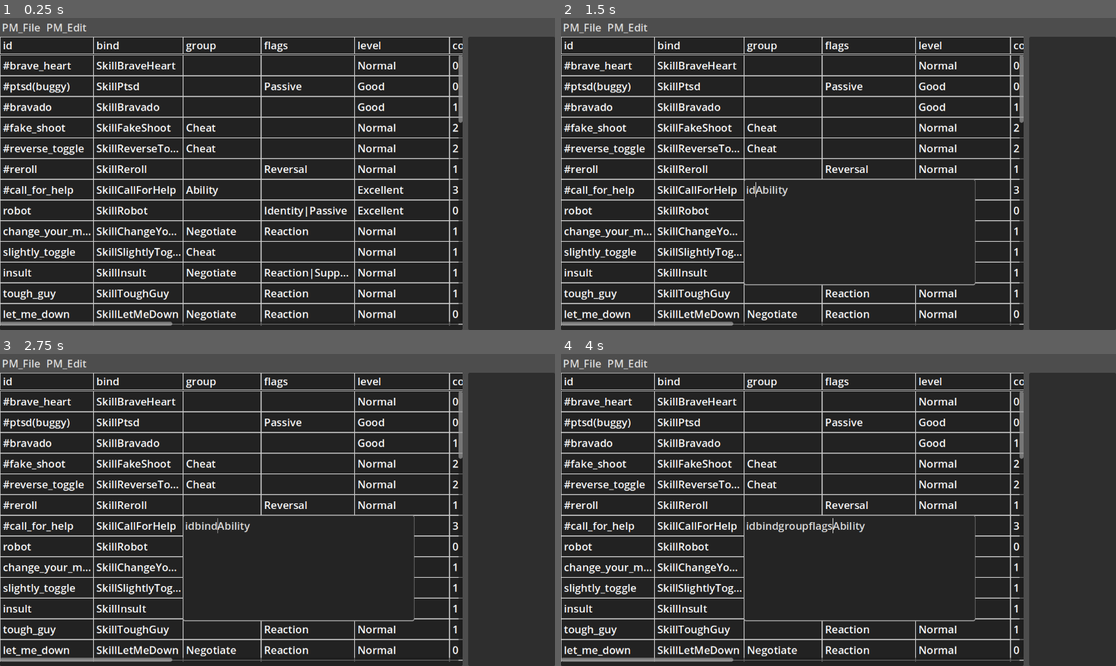
Above: before the commit, frames 1-4 (two rows, left to right).
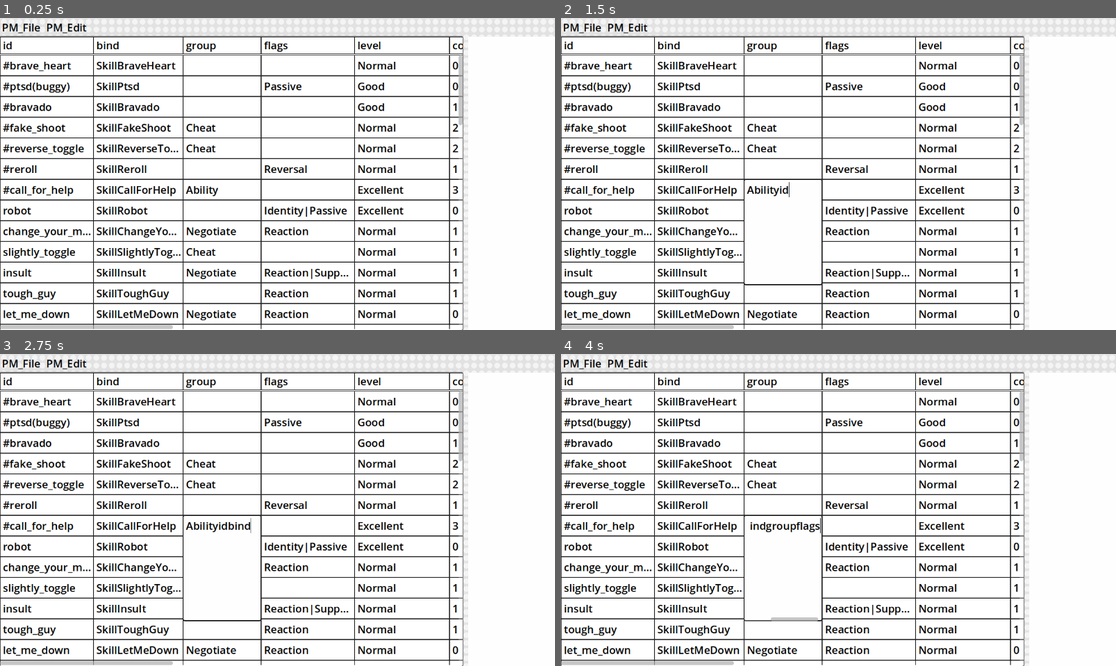
Above: after the commit, the same moments.

Repository: CoolDove/tabro
Game: Godot game, scene res://main.tscn
Same seed, same stepped clock (60 frames per second), same inputs: the game is played once before the commit and once after it.
Inputs (mouse positions are in pixels of both pictures, inside the frame that each line leads up to):
- Up to frame 1 (0.25 s): no input
- Up to frame 2 (1.5 s): tap Enter at 0.5, 0.6 s; move the mouse to (794, 183) at 0.52 s; click (794, 183) at 0.67 s; type "id" at 1.25 s
- Up to frame 3 (2.75 s): type "bind" at 2 s
- Up to frame 4 (4 s): type "group" at 2.75 s; type "flags" at 3.5 s

The runs differ from the first frame. In frame 1, 99% of the frame differs, in the area x 0-100%, y 0-100%; in frame 2, 99%; in frame 3, 99%; in frame 4, 99%.

Commit message:
polish the visual

Diff:
--- a/main.tscn
+++ b/main.tscn
@@ -1,6 +1,7 @@
-[gd_scene load_steps=2 format=3 uid="uid://h08p1qskhvv8"]
+[gd_scene load_steps=3 format=3 uid="uid://h08p1qskhvv8"]
 
 [ext_resource type="Script" uid="uid://ddhdp2g2hvqlo" path="res://system/main.gd" id="1_0xm2m"]
+[ext_resource type="Texture2D" uid="uid://bnhc4wj4cuh3l" path="res://resources/background_tile.png" id="2_0xm2m"]
 
 [node name="Main" type="Control"]
 layout_mode = 3
@@ -10,6 +11,16 @@
 grow_horizontal = 2
 grow_vertical = 2
 script = ExtResource("1_0xm2m")
+
+[node name="Background" type="TextureRect" parent="."]
+layout_mode = 1
+anchors_preset = 15
+anchor_right = 1.0
+anchor_bottom = 1.0
+grow_horizontal = 2
+grow_vertical = 2
+texture = ExtResource("2_0xm2m")
+stretch_mode = 1
 
 [node name="Window" type="VBoxContainer" parent="."]
 layout_mode = 1
@@ -23,6 +34,7 @@
 [node name="MenuBar" type="MenuBar" parent="Window"]
 custom_minimum_size = Vector2(0, 32)
 layout_mode = 2
+theme_override_colors/font_color = Color(0, 0, 0, 1)
 flat = true
 switch_on_hover = false
 
--- a/resources/default_stylebox_table_cell.tres
+++ b/resources/default_stylebox_table_cell.tres
@@ -10,3 +10,4 @@
 border_width_top = 1
 border_width_right = 1
 border_width_bottom = 1
+border_color = Color(0.13725491, 0.13725491, 0.13725491, 1)
--- a/resources/theme_tabro_default.tres
+++ b/resources/theme_tabro_default.tres
@@ -1,6 +1,59 @@
-[gd_resource type="Theme" load_steps=6 format=3 uid="uid://cgpvwb3wp8me1"]
+[gd_resource type="Theme" load_steps=14 format=3 uid="uid://cgpvwb3wp8me1"]
 
 [ext_resource type="StyleBox" uid="uid://6arl2ojjxxmf" path="res://resources/default_stylebox_table_cell.tres" id="1_coj2h"]
+
+[sub_resource type="StyleBoxFlat" id="StyleBoxFlat_8p3j4"]
+content_margin_left = 5.0
+content_margin_top = 5.0
+content_margin_right = 5.0
+content_margin_bottom = 5.0
+bg_color = Color(0.627451, 0.627451, 0.627451, 0.5921569)
+corner_radius_top_left = 20
+corner_radius_top_right = 20
+corner_radius_bottom_right = 20
+corner_radius_bottom_left = 20
+
+[sub_resource type="StyleBoxFlat" id="StyleBoxFlat_qv8uc"]
+content_margin_left = 5.0
+content_margin_top = 5.0
+content_margin_right = 5.0
+content_margin_bottom = 5.0
+bg_color = Color(0, 0.7607843, 0.75686276, 1)
+corner_radius_top_left = 20
+corner_radius_top_right = 20
+corner_radius_bottom_right = 20
+corner_radius_bottom_left = 20
+
+[sub_resource type="StyleBoxFlat" id="StyleBoxFlat_ya0fm"]
+content_margin_left = 5.0
+content_margin_top = 5.0
+content_margin_right = 5.0
+content_margin_bottom = 5.0
+bg_color = Color(0.6835176, 0.95565504, 0.8980403, 1)
+corner_radius_top_left = 20
+corner_radius_top_right = 20
+corner_radius_bottom_right = 20
+corner_radius_bottom_left = 20
+
+[sub_resource type="StyleBoxFlat" id="StyleBoxFlat_d0d7a"]
+content_margin_top = 4.0
+content_margin_bottom = 4.0
+bg_color = Color(1, 1, 1, 0.24313726)
+corner_radius_top_left = 10
+corner_radius_top_right = 10
+corner_radius_bottom_right = 10
+corner_radius_bottom_left = 10
+corner_detail = 6
+
+[sub_resource type="StyleBoxFlat" id="StyleBoxFlat_dlupd"]
+content_margin_top = 4.0
+content_margin_bottom = 4.0
+bg_color = Color(1, 1, 1, 0.43137255)
+corner_radius_top_left = 10
+corner_radius_top_right = 10
+corner_radius_bottom_right = 10
+corner_radius_bottom_left = 10
+corner_detail = 6
 
 [sub_resource type="StyleBoxFlat" id="StyleBoxFlat_ubs4u"]
 bg_color = Color(0.4745098, 0.60784316, 0.80784315, 0.2)
@@ -15,29 +68,15 @@
 corner_radius_bottom_left = 4
 anti_aliasing_size = 0.5
 
+[sub_resource type="StyleBoxFlat" id="StyleBoxFlat_idseb"]
+bg_color = Color(0.99607843, 0.99607843, 0.99607843, 1)
+
 [sub_resource type="StyleBoxFlat" id="StyleBoxFlat_2vkvc"]
-content_margin_left = 4.0
+content_margin_left = 6.0
 content_margin_top = 4.0
 content_margin_right = 4.0
 content_margin_bottom = 4.0
-bg_color = Color(0.14117648, 0.14117648, 0.14117648, 1)
-border_width_left = 1
-border_width_top = 1
-border_width_right = 1
-border_width_bottom = 2
-border_color = Color(1, 1, 1, 0.6)
-corner_radius_top_left = 3
-corner_radius_top_right = 3
-corner_radius_bottom_right = 3
-corner_radius_bottom_left = 3
-corner_detail = 5
-
-[sub_resource type="StyleBoxFlat" id="StyleBoxFlat_coj2h"]
-content_margin_left = 4.0
-content_margin_top = 4.0
-content_margin_right = 4.0
-content_margin_bottom = 4.0
-bg_color = Color(0.14117648, 0.14117648, 0.14117648, 1)
+bg_color = Color(0.99607843, 0.99607843, 0.99607843, 1)
 border_width_left = 1
 border_width_top = 1
 border_width_right = 1
@@ -49,12 +88,29 @@
 corner_radius_bottom_left = 3
 corner_detail = 5
 
-[sub_resource type="StyleBoxFlat" id="StyleBoxFlat_v58ho"]
-content_margin_left = 4.0
+[sub_resource type="StyleBoxFlat" id="StyleBoxFlat_coj2h"]
+content_margin_left = 6.0
 content_margin_top = 4.0
 content_margin_right = 4.0
 content_margin_bottom = 4.0
-bg_color = Color(0.20152658, 0.20152658, 0.20152652, 1)
+bg_color = Color(0.9372549, 0.9372549, 0.9372549, 1)
+border_width_left = 1
+border_width_top = 1
+border_width_right = 1
+border_width_bottom = 2
+border_color = Color(0.44291076, 0.44291076, 0.44291073, 1)
+corner_radius_top_left = 3
+corner_radius_top_right = 3
+corner_radius_bottom_right = 3
+corner_radius_bottom_left = 3
+corner_detail = 5
+
+[sub_resource type="StyleBoxFlat" id="StyleBoxFlat_v58ho"]
+content_margin_left = 6.0
+content_margin_top = 4.0
+content_margin_right = 4.0
+content_margin_bottom = 4.0
+bg_color = Color(0.99607843, 0.99607843, 0.99607843, 1)
 border_width_left = 1
 border_width_top = 1
 border_width_right = 1
@@ -66,15 +122,50 @@
 corner_radius_bottom_left = 3
 corner_detail = 5
 
+[sub_resource type="StyleBoxFlat" id="StyleBoxFlat_ontnu"]
+content_margin_left = 4.0
+content_margin_right = 4.0
+bg_color = Color(1, 1, 1, 0.24313726)
+corner_radius_top_left = 10
+corner_radius_top_right = 10
+corner_radius_bottom_right = 10
+corner_radius_bottom_left = 10
+corner_detail = 6
+
+[sub_resource type="StyleBoxFlat" id="StyleBoxFlat_afu15"]
+content_margin_left = 4.0
+content_margin_right = 4.0
+bg_color = Color(1, 1, 1, 0.43137255)
+corner_radius_top_left = 10
+corner_radius_top_right = 10
+corner_radius_bottom_right = 10
+corner_radius_bottom_left = 10
+corner_detail = 6
+
 [resource]
+HScrollBar/styles/grabber = SubResource("StyleBoxFlat_8p3j4")
+HScrollBar/styles/grabber_highlight = SubResource("StyleBoxFlat_qv8uc")
+HScrollBar/styles/grabber_pressed = SubResource("StyleBoxFlat_ya0fm")
+HScrollBar/styles/scroll = SubResource("StyleBoxFlat_d0d7a")
+HScrollBar/styles/scroll_focus = SubResource("StyleBoxFlat_dlupd")
 HoverHighlightMark/base_type = &"Panel"
 HoverHighlightMark/styles/panel = SubResource("StyleBoxFlat_ubs4u")
+Panel/styles/panel = SubResource("StyleBoxFlat_idseb")
 RichTextLabel/styles/focus = ExtResource("1_coj2h")
 RichTextLabel/styles/normal = ExtResource("1_coj2h")
-TableCell/base_type = &"RichTextLabel"
+TableCell/base_type = &"Label"
+TableCell/colors/font_color = Color(0, 0, 0, 1)
 TableCell/styles/focus = ExtResource("1_coj2h")
 TableCell/styles/normal = ExtResource("1_coj2h")
+TextEdit/colors/caret_color = Color(0.17641887, 0.17641926, 0.1764189, 1)
+TextEdit/colors/font_color = Color(0, 0, 0, 1)
 TextEdit/colors/selection_color = Color(0.27640644, 0.54240066, 0.63761353, 1)
 TextEdit/styles/focus = SubResource("StyleBoxFlat_2vkvc")
 TextEdit/styles/normal = SubResource("StyleBoxFlat_coj2h")
 TextEdit/styles/read_only = SubResource("StyleBoxFlat_v58ho")
+VScrollBar/styles/grabber = SubResource("StyleBoxFlat_8p3j4")
+VScrollBar/styles/grabber_highlight = SubResource("StyleBoxFlat_qv8uc")
+VScrollBar/styles/grabber_pressed = SubResource("StyleBoxFlat_ya0fm")
+VScrollBar/styles/scroll = SubResource("StyleBoxFlat_ontnu")
+VScrollBar/styles/scroll_focus = SubResource("StyleBoxFlat_afu15")
+metadata/scroll_bar_thick = 6.0
--- a/scenes/cell_value_edit.gd
+++ b/scenes/cell_value_edit.gd
@@ -15,8 +15,8 @@
 
 func close():
 	var twn = create_tween()
-	twn.parallel().tween_property(self, "modulate", Color(1,1,1, 0), 0.15)
-	twn.parallel().tween_property(self, "size", Vector2(0,0), 0.15)
+	twn.parallel().tween_property(self, "modulate", Color(1,1,1, 0), 0.1)
+	twn.parallel().tween_property(self, "size", Vector2(size.x,0), 0.15)
 	twn.tween_callback(queue_free)
 
 func _init(value: Variant = null, type:CellType=CellType.STRING):
@@ -46,7 +46,7 @@
 	if e is InputEventMouseButton:
 		if e.pressed:
 			var lmpos = get_local_mouse_position()
-			var safe = 30
+			var safe = 5
 			if lmpos.x < 0 - safe or lmpos.y < 0 - safe or lmpos.x >= size.x + safe or lmpos.y >= size.y + safe:
 				_editor.release_focus()
 
@@ -54,6 +54,7 @@
 	var te = TextEdit.new()
 	if initial_value is String:
 		te.text = initial_value
+		te.set_caret_column(initial_value.length())
 	te.set_anchors_preset(PRESET_FULL_RECT)
 	add_child(te)
 	te.call_deferred("grab_focus")
--- a/scenes/table_edit.gd
+++ b/scenes/table_edit.gd
@@ -110,12 +110,13 @@
 						var celledit = _get_celledit_from_hover_cell(hover_cell)
 						var data_row_idx = hover_cell.y + 1
 						var data_col_idx = hover_cell.x
+						var fieldinfo = fields[hover_cell.x]
 						if celledit != null:
 							var edit = CellValueEdit.new(data.records[data_row_idx][data_col_idx], CellValueEdit.CellType.STRING)
 							var twn = create_tween()
-							edit.size = Vector2.ZERO
+							edit.size = Vector2(fieldinfo.width, cell_height)
 							edit.modulate = Color(1,1,1,0)
-							twn.parallel().tween_property(edit, "size", Vector2(480, 220), 0.1)
+							twn.parallel().tween_property(edit, "size", Vector2(fieldinfo.width, 220), 0.1)
 							twn.parallel().tween_property(edit, "modulate", Color.WHITE, 0.2)
 							add_child(edit)
 							edit.global_position = celledit.global_position
--- a/scenes/table_edit.tscn
+++ b/scenes/table_edit.tscn
@@ -1,6 +1,22 @@
-[gd_scene load_steps=2 format=3 uid="uid://ct6caepvtug3e"]
+[gd_scene load_steps=3 format=3 uid="uid://ct6caepvtug3e"]
 
 [ext_resource type="Script" uid="uid://bisark4bcqhly" path="res://scenes/table_edit.gd" id="1_qqa4w"]
+
+[sub_resource type="StyleBoxFlat" id="StyleBoxFlat_qqa4w"]
+bg_color = Color(1, 1, 1, 1)
+border_width_left = 2
+border_width_top = 2
+border_width_right = 2
+border_width_bottom = 2
+border_color = Color(0.49747366, 0.49747372, 0.49747342, 1)
+corner_radius_top_left = 4
+corner_radius_top_right = 4
+corner_radius_bottom_right = 4
+corner_radius_bottom_left = 4
+expand_margin_left = 2.0
+expand_margin_top = 2.0
+expand_margin_right = 2.0
+expand_margin_bottom = 2.0
 
 [node name="TableEdit" type="Panel"]
 custom_minimum_size = Vector2(360, 0)
@@ -11,6 +27,7 @@
 grow_vertical = 2
 size_flags_horizontal = 3
 size_flags_vertical = 3
+theme_override_styles/panel = SubResource("StyleBoxFlat_qqa4w")
 script = ExtResource("1_qqa4w")
 
 [node name="TitleScroller" type="ScrollContainer" parent="."]
@@ -35,7 +52,7 @@
 anchor_right = 1.0
 anchor_bottom = 1.0
 offset_top = 38.0
-offset_bottom = -9.0
+offset_bottom = -2.0
 grow_horizontal = 2
 grow_vertical = 2
 size_flags_horizontal = 3
--- a/system/main.gd
+++ b/system/main.gd
@@ -23,6 +23,7 @@
 					c.queue_free()
 	)
 	var font = SystemFont.new()
+	font.antialiasing = TextServer.FONT_ANTIALIASING_LCD
 	font.font_names = ["Verdana", "Cambria"]
 	theme = ThemeDB.get_project_theme()
 	theme.default_font = font
Binary file added: resources/background_tile.png
Not shown, added: resources/background_tile.png.import
